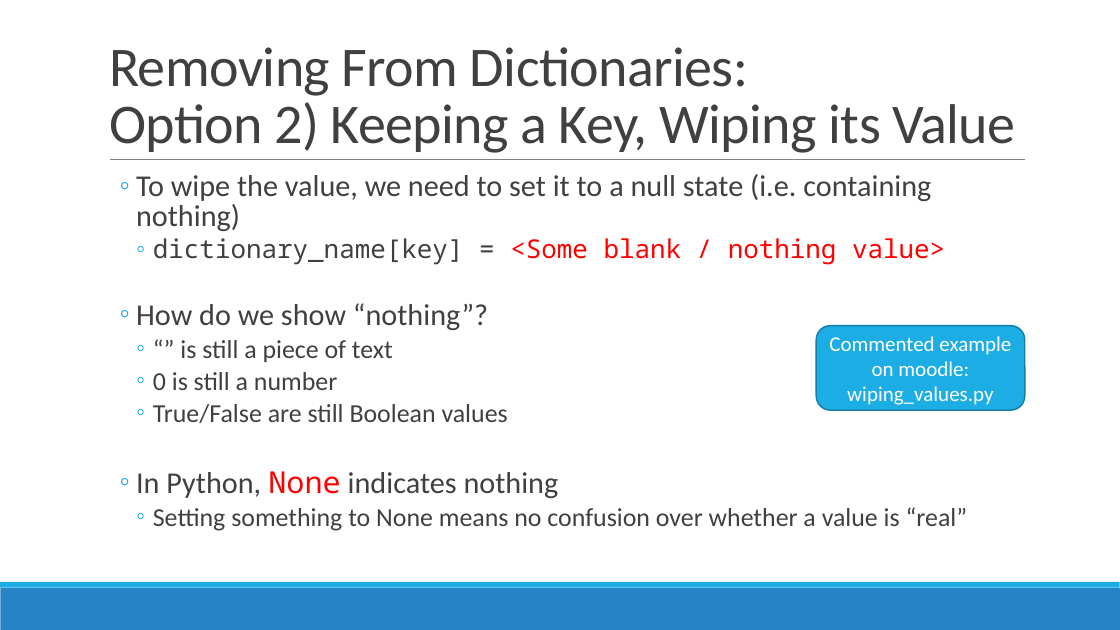
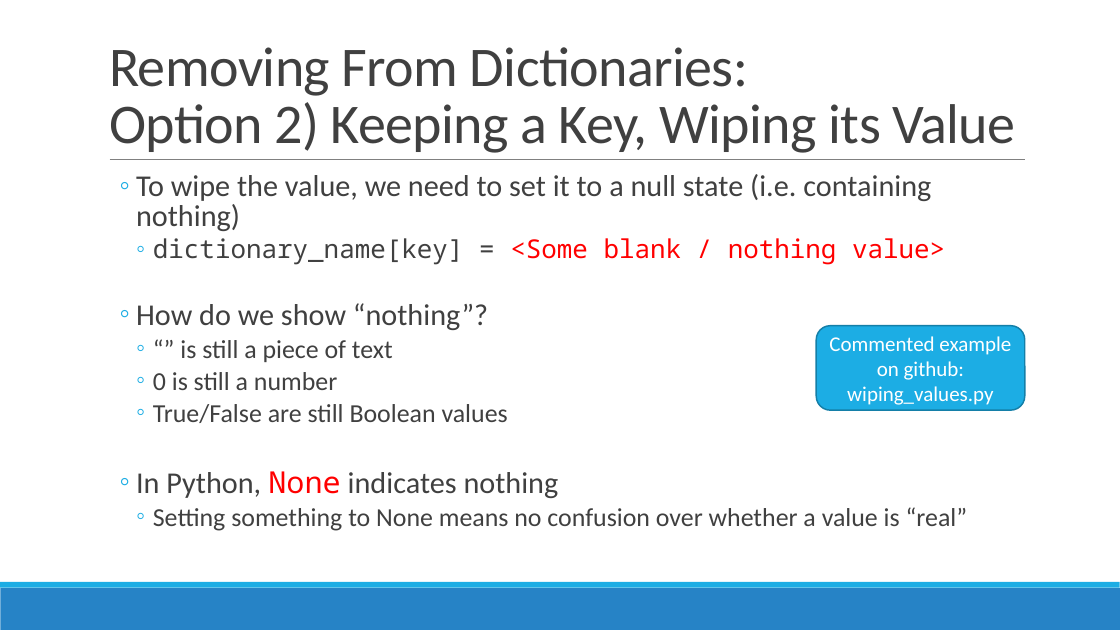
Before and after one commit to mgraham-dkit/OOP_Notes_Exercises_2025-26, a slide deck: slide 18 of Notes/1) Introducing Dictionaries.pptx. Drawn at 1120x630 pixels with LibreOffice and Linux fonts; fonts in the diff are those of the drawing. Boxes give left, top, right and bottom in pixels: in the first picture for what was removed or moved away, otherwise in the second. Text is boxed around its words. In the diff, an @@ line names an element or a change of style, - is before the commit and + after.

```diff
--- a/Notes/1) Introducing Dictionaries.pptx
+++ b/Notes/1) Introducing Dictionaries.pptx
@@ text in rounded rectangle at [829,336,1011,380]: text changed @@
-Commented example on moodle:
+Commented example on github:
```
Also in this commit, not shown: 5 other slides changed.
